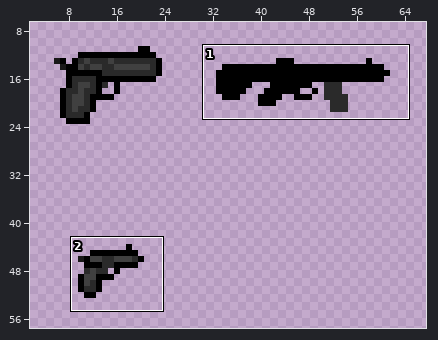
Pixel-art file: Survival/Assets/Sprites/Items/Weapons/Weapons_1.aseprite. The first picture is a wide view before the edit; the outline marks the close-up.
Close-up. As it was:
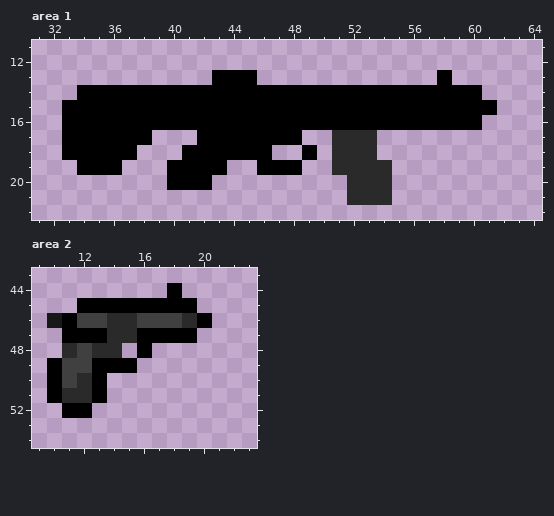
96x96 pixels, 1 frame. Colours within 5 levels of each other are drawn and written as one. Shown: area 1: x 31..64, y 11..22; area 2: x 9..23, y 43..54. The old version is drawn lined up with the new one, on the new canvas. The wide view leaves out empty margins. The commit also changed other parts of the picture, which this record leaves out.
After the commit:
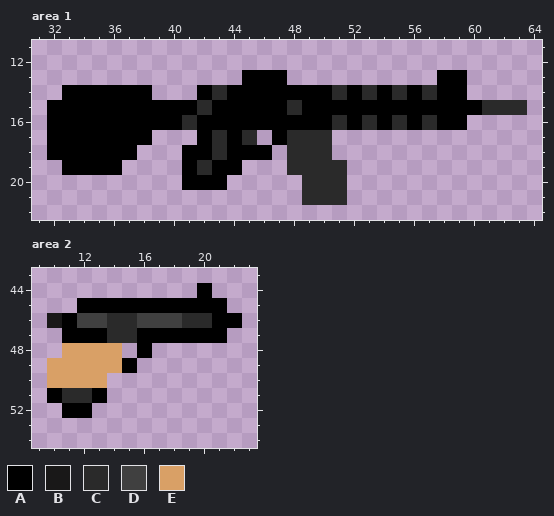
Palette (. is transparent): A #000000  B #191818  C #2a2a2a  D #404040  E #d9a066
Edits made:
canvas 96x96 -> 192x192
Area 1:
y 13: x 43..44 AA -> ..; x 46..47 .. -> AA; x 59 . -> A
y 14: x 33 . -> A; x 39..41 AAA -> ...; x 43 A -> C; x 51 A -> C; x 53 A -> C; x 55 A -> C; x 57 A -> C; x 60 A -> .
y 15: x 32 . -> A; x 42 A -> C; x 48 A -> C; x 61..63 A.. -> CCC
y 16: x 32 . -> A; x 41 A -> C; x 51 A -> C; x 53 A -> C; x 55 A -> C; x 57 A -> C; x 60 A -> .
y 17: x 32 . -> A; x 43 A -> C; x 45..46 AA -> C.; x 48..53 A..CCC -> CCC...
y 18: x 32 . -> A; x 43 A -> C; x 48..53 .A.CCC -> CCC...
y 19: x 33 . -> A; x 40 A -> .; x 42 A -> C; x 44 . -> A; x 46..50 AAA.. -> ..CCC; x 52..54 CCC -> ...
y 20: x 40 A -> .; x 43 . -> A; x 49..54 ...CCC -> CCC...
y 21: x 49..54 ...CCC -> CCC...
Area 2:
y 44: x 18 A -> .; x 20 . -> A
y 45: x 20..21 .. -> AA
y 46: x 20..22 A.. -> CAA
y 47: x 20..21 .. -> AA
y 48: x 11..14 CDCC -> EEEE
y 49: x 10..14 ADDAA -> EEEEE
y 50: x 10..13 ADCA -> EEEE
Where, in picture pixels (left, top, right, bottom), the same in both close-ups:
changed: (152, 70, 527, 205)
added: (47, 85, 77, 175)
changed: (167, 283, 242, 343)
changed: (47, 343, 122, 388)
